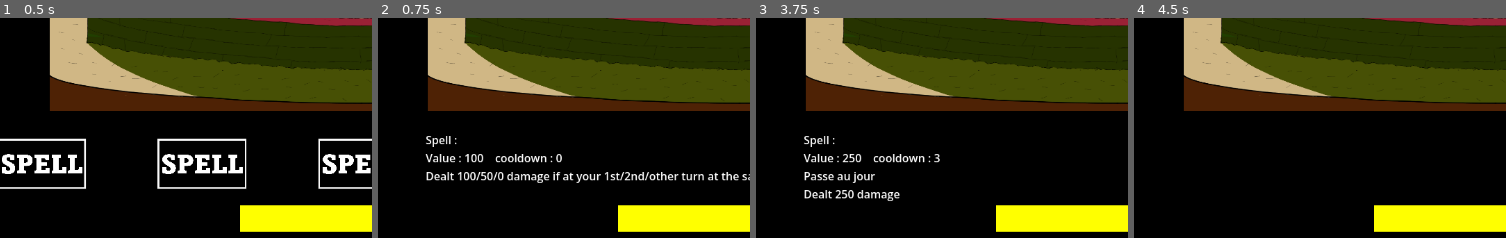
Above: before the commit, frames 1-4 (left to right).
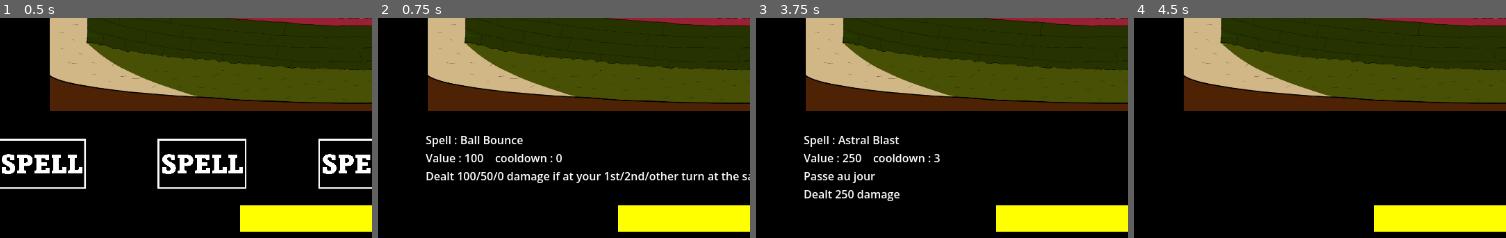
Above: after the commit, the same moments.

Repository: JasonJ13/CircusSunMoon
Game: Godot game, scene res://Scene/Fight/Fight.tscn
Same seed, same stepped clock (60 frames per second), same inputs: the game is played once before the commit and once after it.
Inputs (mouse positions are % of the whole screen's width and height, from its top left):
- Up to frame 1 (0.5 s): no input
- Up to frame 2 (0.75 s): click (7, 83) at 0.52 s
- Up to frame 3 (3.75 s): click (76, 83) at 1.25 s; move the mouse to (73, 46) at 2.02 s; move the mouse to (28, 56) at 2.77 s; click (28, 83) at 3.52 s
- Up to frame 4 (4.5 s): click (76, 83) at 4.25 s
The pictures show only the part of the screen within x 1-51%, y 50-100%; the shares and areas given below are measured in that part.

Frame 1 is identical in both runs. In frame 2, 0.4% of the frame differs, in the area x 22-39%, y 53-58%; in frame 3, 0.3%; in frame 4, nothing differs.

Commit message:
desc and name

Diff:
--- a/Script/Player/Player.gd
+++ b/Script/Player/Player.gd
@@ -20,17 +20,16 @@
 # Called when the node enters the scene tree for the first time.
 func _ready() -> void:
 	actions.append(Spell.new(100,0,0,true,Action.Change.NONE,Action.Effect.BASE,preload("res://Asset/other/bouton spell.png"), preload("res://Asset/other/bouton spell hovered.png")))
-	actions[-1].add_name_and_description("","Dealt 100/50/0 damage if at your 1st/2nd/other turn at the same cycle")
+	actions[-1].add_name_and_description("Ball Bounce","Dealt 100/50/0 damage if at your 1st/2nd/other turn at the same cycle")
 	actions.append(Spell.new(250,3,0,false,Action.Change.DAY,Action.Effect.DMG,preload("res://Asset/other/bouton spell.png"), preload("res://Asset/other/bouton spell hovered.png")))
-	actions[-1].add_name_and_description("","Dealt 250 damage")
+	actions[-1].add_name_and_description("Astral Blast","Dealt 250 damage")
 	actions.append(Spell.new(150,2,0,false,Action.Change.DAY,Action.Effect.DMG,preload("res://Asset/other/bouton spell.png"), preload("res://Asset/other/bouton spell hovered.png")))
-	actions[-1].add_name_and_description("","Dealt 150 damage")
+	actions[-1].add_name_and_description("Astral Flash","Dealt 150 damage")
 	#Multiplicateur de degat (prendre en pourcentage)
 	actions.append(Spell.new(0,2,0,true,Action.Change.NIGHT,Action.Effect.INFLICT,preload("res://Asset/other/bouton spell.png"), preload("res://Asset/other/bouton spell hovered.png")))
-	actions[-1].add_name_and_description("","Damage dealt +75% for the next turn")
-	#Reduction de degat (prendre en pourcentage)
+	actions[-1].add_name_and_description("Lunar Harvest","Damage dealt +75% for the next turn")
 	actions.append(Spell.new(0,2,0,true,Action.Change.NIGHT,Action.Effect.RECEIVE,preload("res://Asset/other/bouton spell.png"), preload("res://Asset/other/bouton spell hovered.png")))
-	actions[-1].add_name_and_description("","Damage received -50% for the turn")
+	actions[-1].add_name_and_description("Stellar Protection","Damage received -50% for the turn")
 	interface.start(hpmax,ennemie,actions)
 
 
